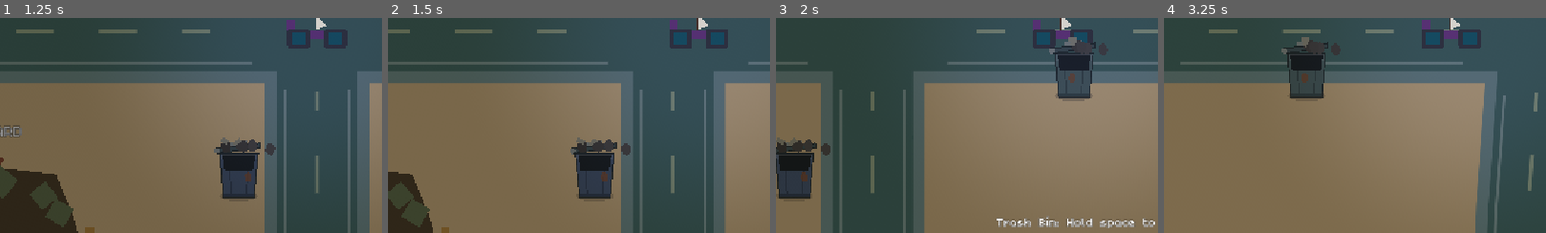
Above: before the commit, frames 1-4 (left to right).
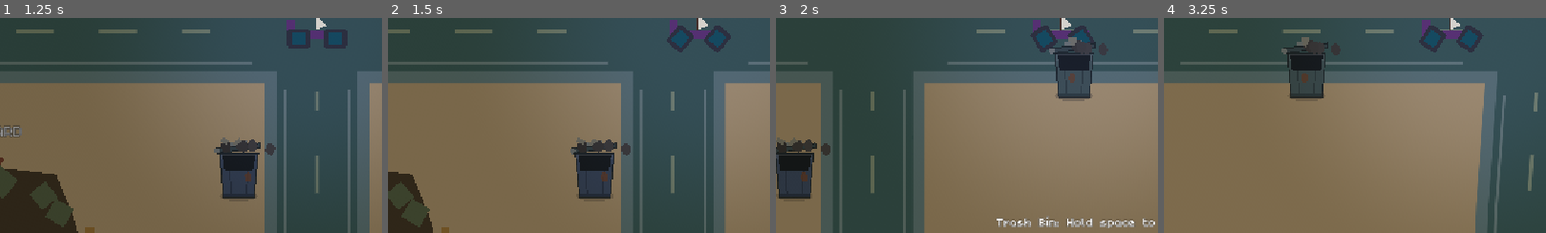
Above: after the commit, the same moments.

Repository: davidkovacwebdev/junkyard-drag-racing
Game: Godot game, scene res://scenes/menu/main_menu.tscn
The game is run twice, just before and just after one commit, with the same random seed, the same clock (stepped at 60 frames per second) and the same inputs.
Inputs (mouse positions are % of the whole screen's width and height, from its top left):
- Up to frame 1 (1.25 s): click "New Game" at 0.5 s
- Up to frame 2 (1.5 s): tap Enter (ui_accept) at 1.25 s; move the mouse to (72, 45) at 1.27 s; hold Right (ui_right) from 1.28 s (still down); tap K at 1.35 s; click (72, 45) at 1.42 s
- Up to frame 3 (2 s): keep holding Right (ui_right); tap Enter (ui_accept) at 1.52 s
- Up to frame 4 (3.25 s): release Right (ui_right) at 2 s; drag from (30, 55) to (45, 70) at 2.02 s; move the mouse to (60, 28) at 2.77 s; hold Right (ui_right) from 2.78 s (still down); hold T from 2.78 s (still down)
The pictures show only the part of the screen within x 8-58%, y 47-97%; the shares and areas given below are measured in that part.

Frame 1 is identical in both runs. In frame 2, 0.5% of the frame differs, in the area x 73-90%, y 3-16%; in frame 3, 0.4%; in frame 4, 0.5%.

Commit message:
wheels rotate in overworld now

Diff:
--- a/scripts/car/car_paddle.gd
+++ b/scripts/car/car_paddle.gd
@@ -72,14 +72,39 @@
 var _wobble_timer: float = 0.0
 var _intro: float = 0.0
 
+## ---- Physics-free preview (the world map's CarView) --------------------
+## A race paddle reads engine power for its cadence (see the class docs), but
+## the map's car has no engine and no physics at all. Out there the car's own
+## movement sets the beat instead: one full back-and-forth per
+## `stroke_distance` pixels travelled, so it rows in proportion to the ground
+## it covers and settles to hanging straight down the moment it stops.
+
+## World pixels of travel per full stroke on the map. Tuned to about the
+## starter V6's race cadence (~1.4 strokes a second flat out).
+@export var stroke_distance: float = 300.0
+
+## Preview-only swing state, deliberately kept apart from the physics
+## `_phase`/`_amp` so showing the car on the map can't disturb a race.
+## `_visual_amp` is how much of the full swing to show: 0 hangs the blade
+## straight down, 1 gives it the whole arc.
+var _visual_phase: float = 0.0
+var _visual_amp: float = 0.0
+
 func _ready() -> void:
 	super()
 	_rng.randomize()
-	# Start mid-swing so a car's paddles never row in lockstep.
+	# Start mid-swing so a car's paddles never row in lockstep — true of the
+	# map's preview too, or a two-paddle car would row like a machine.
 	_phase = _rng.randf() * TAU
+	_visual_phase = _rng.randf() * TAU
 	_wobble_target = _rng.randf_range(-wobble, wobble)
 
 func _integrate_forces(state: PhysicsDirectBodyState2D) -> void:
+	# Frozen = decoration in a preview (the world map's CarView). The swing
+	# belongs to animate_visual() there, so don't read engine power that isn't
+	# coming and park the blade back at 0 underneath it.
+	if freeze:
+		return
 	var step := state.get_step()
 
 	if target_angular_velocity == 0.0:
@@ -136,3 +161,17 @@
 		# centre of mass, so the car noses up on each power stroke.
 		var blade_world: Vector2 = state.transform * Vector2(0.0, 25.0)
 		chassis.apply_force(push, blade_world - chassis.global_position)
+
+## Overrides CarWheel.animate_visual: a paddle doesn't roll, it rows. Distance
+## converted straight into stroke phase means the cadence follows the car's
+## speed for free, and the blade is always at a believable point of its arc
+## rather than mid-turn like a wheel would be.
+func animate_visual(distance: float, delta: float) -> void:
+	var moving := absf(distance) > 0.0001
+	if moving:
+		_visual_phase = fmod(_visual_phase + distance / maxf(stroke_distance, 1.0) * TAU, TAU)
+	# Ease in and out over intro_time, sharing the race rig's meaning for it: a
+	# set-off doesn't snap the blade into full swing, and a stop parks it back
+	# at hanging straight down instead of freezing it mid-stroke.
+	_visual_amp = move_toward(_visual_amp, 1.0 if moving else 0.0, delta / maxf(intro_time, 0.001))
+	rotation = sin(_visual_phase) * swing_angle * _visual_amp
--- a/scripts/car/car_view.gd
+++ b/scripts/car/car_view.gd
@@ -89,8 +89,30 @@
 func get_wheel_mounts() -> Array[Vector2]:
 	return _mounts_local.duplicate()
 
+## Animates every wheel over `distance` world pixels of travel along the car's
+## facing: positive moves the car toward its facing (+x) side, negative
+## reverses. No physics happens in the map car, so this is what sells the
+## motion.
+##
+## The wheels animate themselves — this just feeds them the movement, looked
+## up by name so a wheel scene only has to implement `animate_visual(distance,
+## delta)` to bring itself to life (a plain wheel rolls, a paddle swings).
+## Nothing here assumes it knows how a given part moves.
+##
+## The facing flip is a `Visual.scale.x = -1` mirror, which also flips any
+## wheel's on-screen motion, so the caller passes velocity already signed for
+## facing and every wheel reads as moving the right way from either direction.
+func animate_wheels(distance: float, delta: float) -> void:
+	for wheel in _wheels:
+		if wheel.has_method("animate_visual"):
+			wheel.call("animate_visual", distance, delta)
+
 func _clear() -> void:
 	for child in _fit.get_children():
+		# Detach as well as free: queue_free() leaves the node in the tree
+		# until the end of the frame, and _apply_fit() measures these children
+		# to size the fit — so leaving the old car in place would measure it.
+		_fit.remove_child(child)
 		child.queue_free()
 	_body = null
 	_wheels.clear()
@@ -116,9 +138,9 @@
 func _apply_fit(raw_mounts: Array[Vector2]) -> void:
 	_fit.scale = Vector2.ONE
 	_fit.position = Vector2.ZERO
-	var points := PackedVector2Array()
-	_gather_points(_fit, points)
-	var bounds := _points_bounds(points)
+	# PartScale.measure_bounds measures a part the same way the wheels measure
+	# their own rolling radius, so there's one answer to "how big is this art".
+	var bounds := PartScale.measure_bounds(_fit)
 	var scale := 1.0
 	if auto_fit_width > 0.0 and bounds.size.x > 0.0:
 		scale = auto_fit_width / bounds.size.x
@@ -129,29 +151,6 @@
 	for m in raw_mounts:
 		_mounts_local.append(_fit.position + m * scale)
 	_engine_mount_local = _fit.position + _engine_mount_raw * scale
-
-func _points_bounds(points: PackedVector2Array) -> Rect2:
-	var r := Rect2()
-	var has := false
-	for p in points:
-		if has:
-			r = r.expand(p)
-		else:
-			r = Rect2(p, Vector2.ZERO)
-			has = true
-	return r
-
-func _gather_points(node: Node, out: PackedVector2Array) -> void:
-	_gather_recursive(node, Transform2D.IDENTITY, out)
-
-func _gather_recursive(node: Node, xform: Transform2D, out: PackedVector2Array) -> void:
-	if node is Node2D:
-		xform = xform * node.get_transform()
-	if node is Polygon2D:
-		for p in node.polygon:
-			out.append(xform * p)
-	for child in node.get_children():
-		_gather_recursive(child, xform, out)
 
 func _draw() -> void:
 	match highlight:
--- a/scripts/car/car_wheel.gd
+++ b/scripts/car/car_wheel.gd
@@ -36,6 +36,10 @@
 
 var _drive_speed: float = 0.0
 
+## This wheel's rolling radius in its own authored (local) units, measured
+## from its artwork the first time it's needed. Negative = not measured yet.
+var _local_radius: float = -1.0
+
 func _ready() -> void:
 	if part_data != null:
 		mass = part_data.mass
@@ -43,10 +47,51 @@
 	continuous_cd = RigidBody2D.CCD_MODE_CAST_SHAPE
 
 func _integrate_forces(state: PhysicsDirectBodyState2D) -> void:
-	if target_angular_velocity == 0.0:
+	# A frozen wheel is decoration, not physics: CarView freezes the ones on
+	# the world map's car (it has no physics at all) and moves their art by
+	# hand with animate_visual() instead. Driving them here as well would just
+	# fight that.
+	if freeze or target_angular_velocity == 0.0:
 		return
 	var step := state.get_step()
 	_drive_speed = move_toward(_drive_speed, target_angular_velocity, motor_accel * step)
 	var new_rotation := state.transform.get_rotation() + _drive_speed * step
 	state.transform = Transform2D(new_rotation, state.transform.get_origin())
 	state.angular_velocity = _drive_speed
+
+## ---- Physics-free preview --------------------------------------------
+## The world map's car is pure decoration (see CarView), so its wheels can't
+## animate themselves the way a race wheel does from inside
+## _integrate_forces. CarView calls animate_visual() by hand every frame
+## instead, and that one method is all a wheel scene needs to implement to
+## come to life out there: a plain wheel rolls, a paddle swings (CarPaddle
+## overrides it). CarView looks the method up by name, so a part is free to
+## not be a CarWheel at all.
+
+## Animate this wheel over `distance` world pixels of travel along the car's
+## facing (signed — the caller has already corrected for facing). `delta` is
+## the frame time, for a wheel whose motion wants a clock instead of just
+## ground covered.
+##
+## Wheel art is authored centred on the wheel's own origin, the same pivot the
+## race rig's physics wheels turn on, so a plain `rotation` spins a wheel
+## around its axle exactly where it sits on the car.
+func animate_visual(distance: float, _delta: float) -> void:
+	if distance == 0.0:
+		return
+	rotation += distance / visual_roll_radius()
+
+## The radius this wheel is actually drawn at, which is what a *rolling* wheel
+## has to divide by: how far a wheel turns depends on the radius it rolls on,
+## not on the units its art happens to be authored in — and it's what keeps a
+## chunky square wheel from spinning in lockstep with a thin bicycle one.
+##
+## The artwork measurement is cached; the scale is read live off the wheel's
+## own global transform, so it tracks however this preview is being displayed
+## (the world car is fitted to 90px, the garage draws at natural size) without
+## anyone having to tell the wheel about it.
+func visual_roll_radius() -> float:
+	if _local_radius <= 0.0:
+		var bounds := PartScale.measure_bounds(self)
+		_local_radius = maxf(1.0, maxf(bounds.size.x, bounds.size.y) * 0.5)
+	return _local_radius * maxf(absf(global_scale.x), 0.0001)
--- a/scripts/world/player_car.gd
+++ b/scripts/world/player_car.gd
@@ -34,6 +34,7 @@
 var _holding_target: Object = null
 var _hold_progress: float = 0.0
 
+@onready var _visual: CarView = $Visual as CarView
 @onready var _interaction_zone: Area2D = $InteractionZone
 @onready var _tooltip_label: Label = $UI/TooltipLabel
 @onready var _hold_bar_bg: Control = $UI/HoldBarBg
@@ -48,7 +49,7 @@
 	_road_network = _resolve_roads()
 	var car := Inventory.get_selected_car()
 	if car != null:
-		$Visual.build_from(car)
+		_visual.build_from(car)
 	# Coming back from a place (garage, drag strip race): reappear where we
 	# left the map instead of at the scene's default spawn.
 	if WorldState.has_player_position:
@@ -126,7 +127,7 @@
 		_facing_right = true
 	elif input_dir.x < 0.0:
 		_facing_right = false
-	$Visual.scale.x = 1.0 if _facing_right else -1.0
+	_visual.scale.x = 1.0 if _facing_right else -1.0
 
 	# One on-road check feeds both multipliers, rather than querying the
 	# road network twice for the same answer.
@@ -140,6 +141,16 @@
 	var accel_rate := (acceleration if input_dir != Vector2.ZERO else friction) * handling_multiplier
 	velocity = velocity.move_toward(target_velocity, accel_rate * delta)
 	move_and_slide()
+
+	# The map car has no physics at all, so its wheels are animated by hand
+	# from the ground it just covered. Each wheel decides what that means — a
+	# plain one rolls, a paddle swings (see CarWheel.animate_visual).
+	# move_and_slide() has already trimmed velocity for anything we slid
+	# against, so the wheels stop turning against a wall. Signed for facing
+	# because the facing flip is a scale.x mirror, which would otherwise make
+	# a rolling wheel look like it's spinning backwards.
+	var facing_sign := 1.0 if _facing_right else -1.0
+	_visual.animate_wheels(velocity.x * delta * facing_sign, delta)
 
 	# Keep the saved spot current so entering any place (or any other scene
 	# change) returns us to exactly here.
